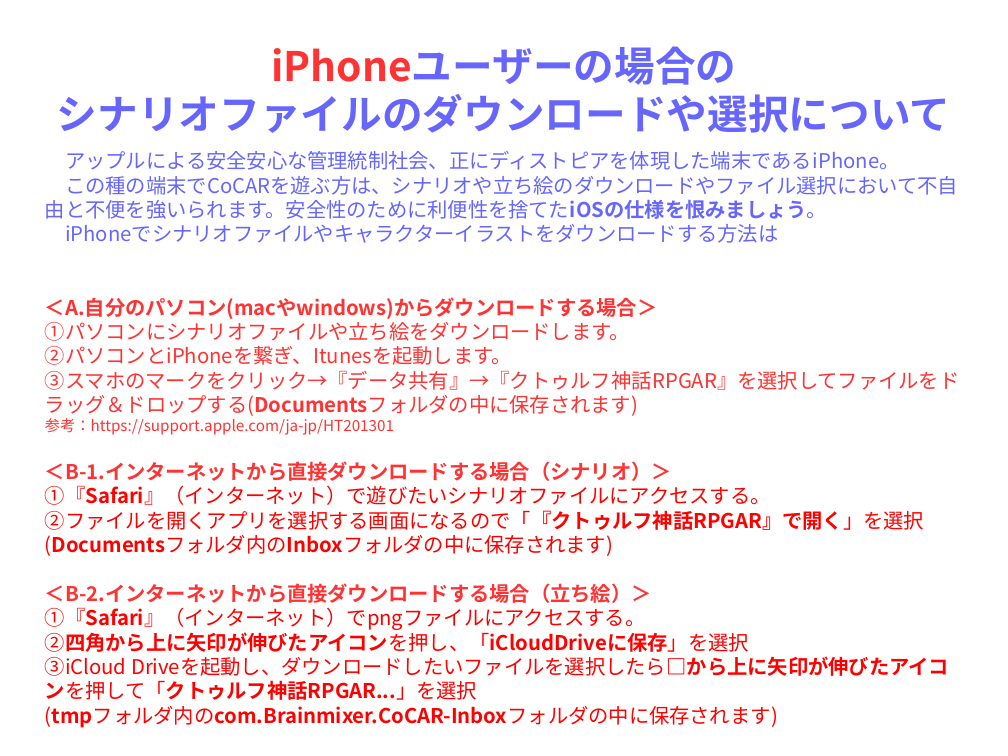
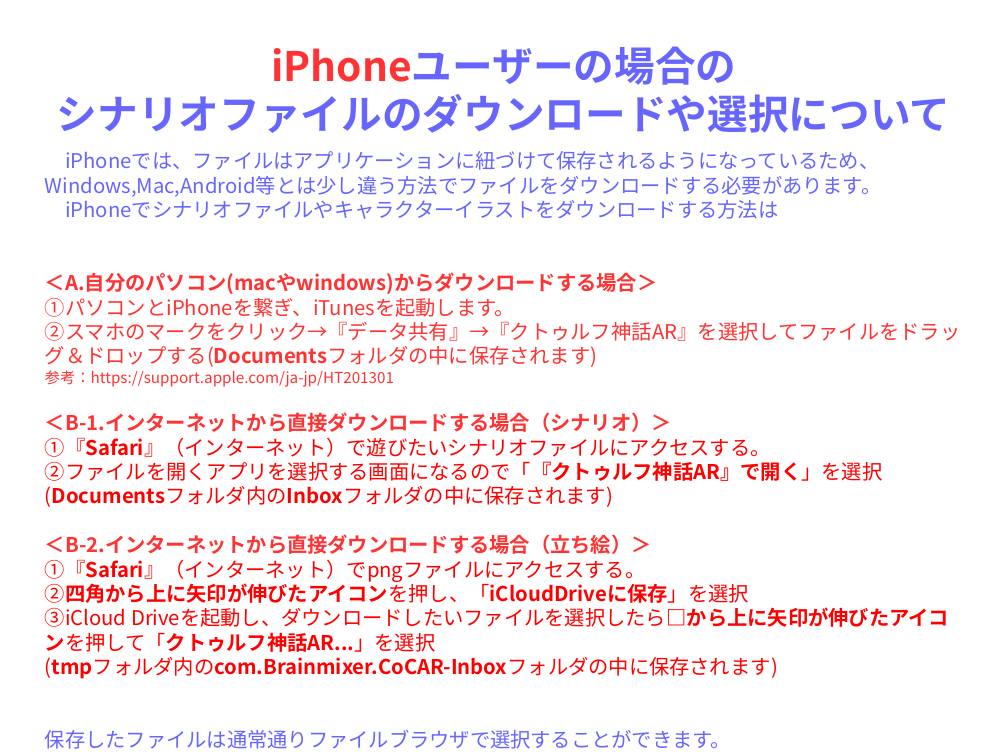
Before and after one commit to HidehiroNomoto/CoCARScenario, a slide deck: slide 5 of CoCScenario/説明書/新規 OpenDocument プレゼンテーション.odp. Drawn at 1008x756 pixels with LibreOffice and Linux fonts; fonts in the diff are those of the drawing. Boxes give left, top, right and bottom in pixels: in the first picture for what was removed or moved away, otherwise in the second. Text is boxed around its words. In the diff, an @@ line names an element or a change of style, - is before the commit and + after.

```diff
--- a/CoCScenario/説明書/新規 OpenDocument プレゼンテーション.odp
+++ b/CoCScenario/説明書/新規 OpenDocument プレゼンテーション.odp
@@ text at [45,151,882,197]: text changed @@
-アップルによる安全安心な管理統制社会、正にディストピアを体現した端末であるiPhone。
-この種の端末でCoCARを遊ぶ方は、シナリオや立ち絵のダウンロードやファイル選択において不自由と不便を強いられます。安全性のために利便性を捨てたiOSの仕様を恨みましょう。
+iPhoneでは、ファイルはアプリケーションに紐づけて保存されるようになっているため、Windows,Mac,Android等とは少し違う方法でファイルをダウンロードする必要があります。
@@ text at [45,293,960,367]: text changed @@
-①パソコンにシナリオファイルや立ち絵をダウンロードします。
-②パソコンとiPhoneを繋ぎ、Itunesを起動します。
-③スマホのマークをクリック→『データ共有』→『クトゥルフ神話RPGAR』を選択してファイルをドラッグ＆ドロップする(Documentsフォルダの中に保存されます)
+①パソコンとiPhoneを繋ぎ、iTunesを起動します。
+②スマホのマークをクリック→『データ共有』→『クトゥルフ神話AR』を選択してファイルをドラッグ＆ドロップする(Documentsフォルダの中に保存されます)
@@ text at [45,461,882,481]: text changed @@
-②ファイルを開くアプリを選択する画面になるので「『クトゥルフ神話RPGAR』で開く」を選択
+②ファイルを開くアプリを選択する画面になるので「『クトゥルフ神話AR』で開く」を選択
@@ text at [45,607,949,652]: text changed @@
-③iCloud Driveを起動し、ダウンロードしたいファイルを選択したら□から上に矢印が伸びたアイコンを押して「クトゥルフ神話RPGAR...」を選択
+③iCloud Driveを起動し、ダウンロードしたいファイルを選択したら□から上に矢印が伸びたアイコンを押して「クトゥルフ神話AR...」を選択
@@ text at [45,730,731,749]: text changed @@
-保存したファイルはAndroidと同じようにファイルブラウザで選択することができます。
+保存したファイルは通常通りファイルブラウザで選択することができます。
```
Also in this commit, not shown: 1 other slide changed, 1 slide added, 5 other files.
